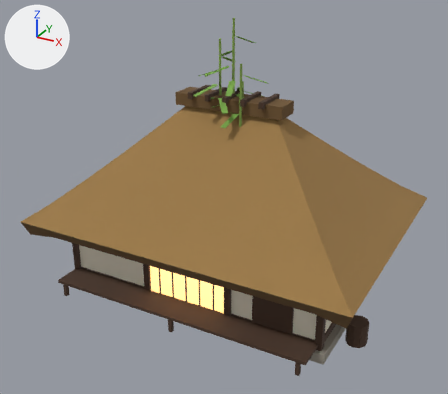
An edit to the glTF model apps/game/public/models/stage-kit.glb, drawn before and after from the same camera.
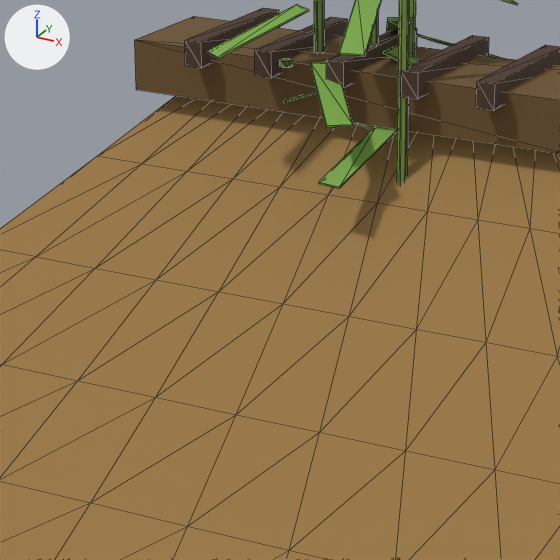
Each version appears first whole from a 50 mm camera at (11.27, -21.25, 14.21) aimed at (0.0, -0.76, 3.96), and next in a close-up on the part from 32% to 62% of the width and 21% to 55% of the height. Arrows for +X, +Y and +Z are at upper left; the lights stay in place. The first two pictures are the older version. The close-ups show mesh edges as thin lines. Where no turn or scale is listed for an object, it has been applied to the vertices.

Names of what the first close-up shows: 'BambooClumpMesh', 'FarmhouseMesh'.
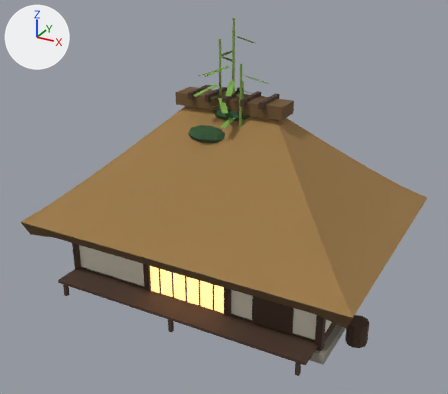
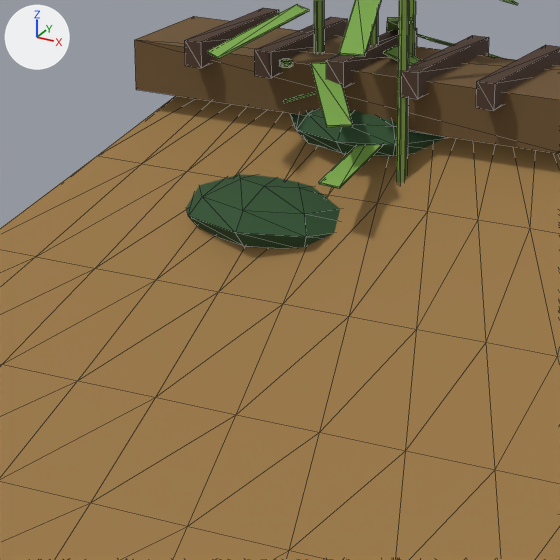
Location of each change, (x1, y1, x2, y2) in pixels of the close-ups (560 x 560 px):
'PineMesh', added
    after: (186, 109, 444, 249)

Diff of the bpy script that builds the scene:
```diff
--- a/apps/game/public/models/stage-kit.glb.py
+++ b/apps/game/public/models/stage-kit.glb.py
@@ mat_bark @@
+mat_bark = principled_material('Bark')
+mat_bark.base_color = (0.0685, 0.0423, 0.0296)  # brown #4a3a30
+mat_bark.roughness = 1.0
@@ mat_needles @@
+mat_needles = principled_material('Needles')
+mat_needles.base_color = (0.0284, 0.0844, 0.0296)  # dark green #2f5230
+mat_needles.roughness = 0.9
@@ me_pine @@
+me_pine.from_pydata(...)  # 414 vertices, 768 faces; spans x -2.69..2.69, y -1.85..1.85, z -3.86..3.86
+# faces by material slot: [168, 600]
+me_pine.materials.append(mat_bark)  # brown #4a3a30
+me_pine.materials.append(mat_needles)  # dark green #2f5230
@@ ob_pinemesh @@
+ob_pinemesh = bpy.data.objects.new('PineMesh', me_pine)
+ob_pinemesh.location = (0.14, -0.05, 3.82)
```
